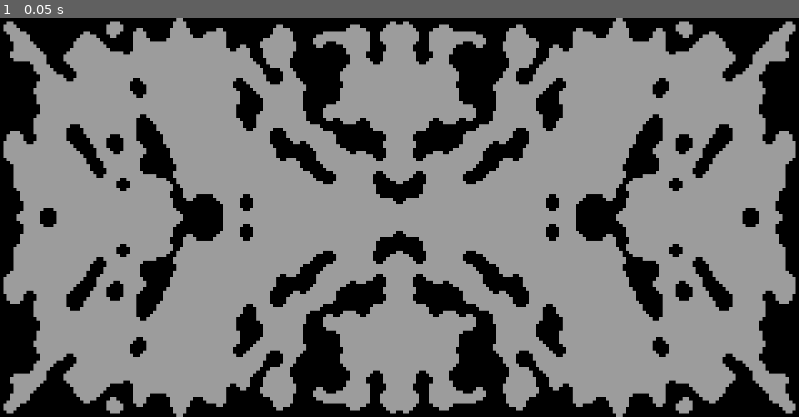
Above: before the commit, frame 1.
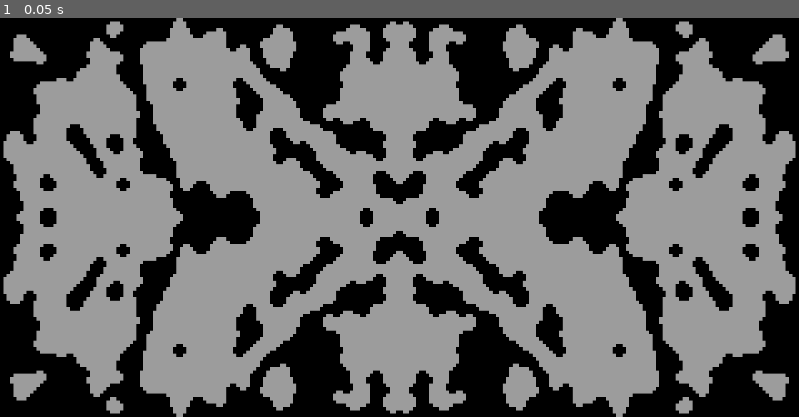
Above: after the commit, the same moment.

Repository: BeLuckyDaf/PCG_Portfolio_1
Game: Godot game, scene res://Main.tscn
Two runs of this game, one before a commit and one after it. Both use one fixed random seed, a clock stepped at 60 frames per second and the inputs below.
Inputs:
- Up to frame 1 (0.05 s): no input

The runs differ from the first frame. In frame 1, 7.5% of the frame differs, in the area x 0-100%, y 0-100%.

Commit message:
Generation refinements.

Diff:
--- a/Main.tscn
+++ b/Main.tscn
@@ -15,6 +15,7 @@
 
 [node name="Generator" type="Node2D" parent="."]
 script = ExtResource( 1 )
+chance_alive = 0.465
 
 [node name="Drawer" type="Node2D" parent="Generator"]
 script = ExtResource( 2 )
--- a/Map/Generator.gd
+++ b/Map/Generator.gd
@@ -10,6 +10,7 @@
 export var death_limit : int = 3
 export var birth_limit : int = 5
 export var chance_alive : float = 0.45
+export var after_mirror_sims : int = 2
 
 func _ready():
 	make_map()
@@ -17,9 +18,9 @@
 func make_map():
 	var map = generate_map(map_width, map_height, iterations)
 	_mirror_map(map)
-	map = _simulate(map)
+	_simulate_times(map, after_mirror_sims)
 	_mirror_map(map, true)
-	map = _simulate(map)
+	_simulate_times(map, after_mirror_sims)
 	drawer.set_map(map, multiplier)
 
 func _generate_random_map(w, h):
@@ -45,6 +46,10 @@
 	if x < 0 or x > w-1 or y < 0 or y > h-1:
 		return 1
 	return map[y][x]
+
+func _simulate_times(map, n):
+	for i in range(n):
+		map = _simulate(map)
 
 func _simulate(map):
 	var newmap = map.duplicate()
